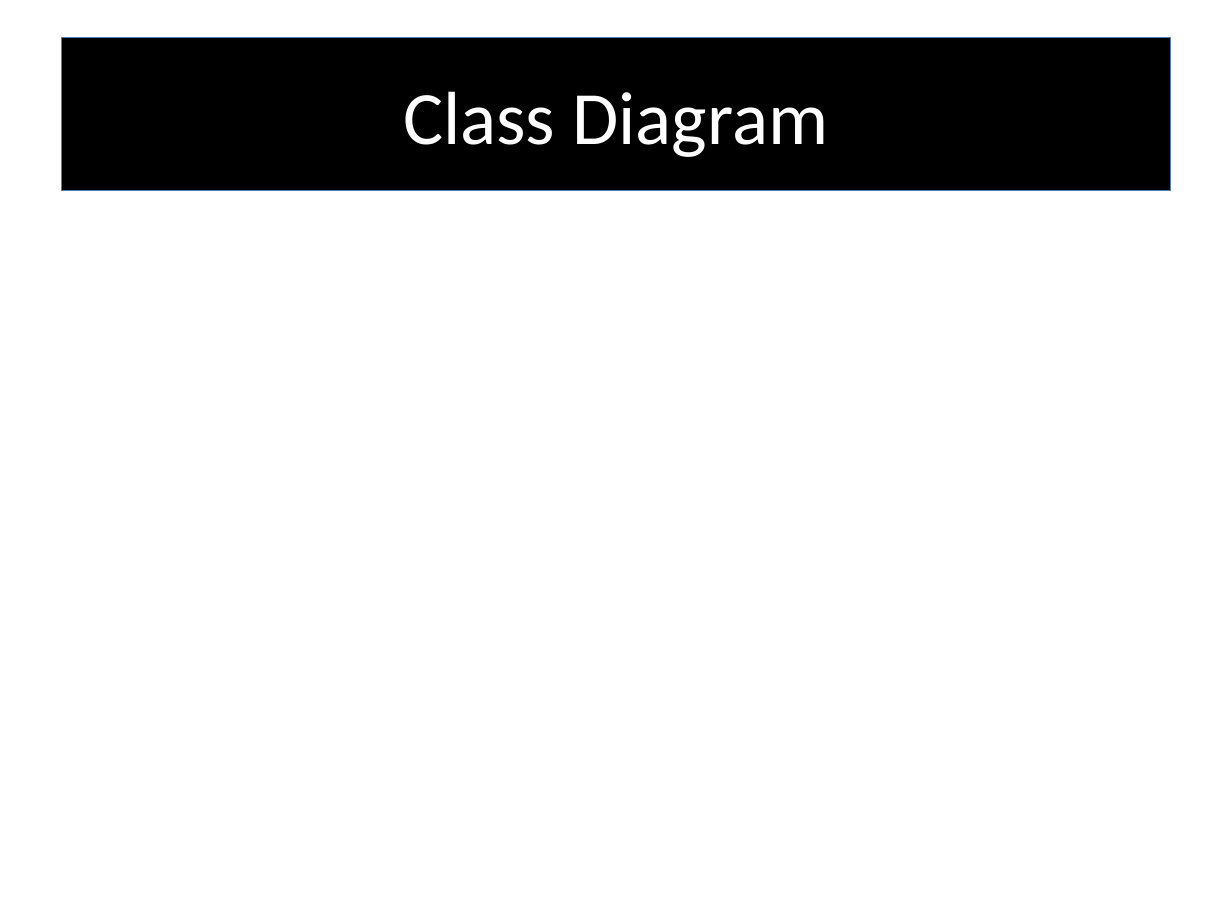
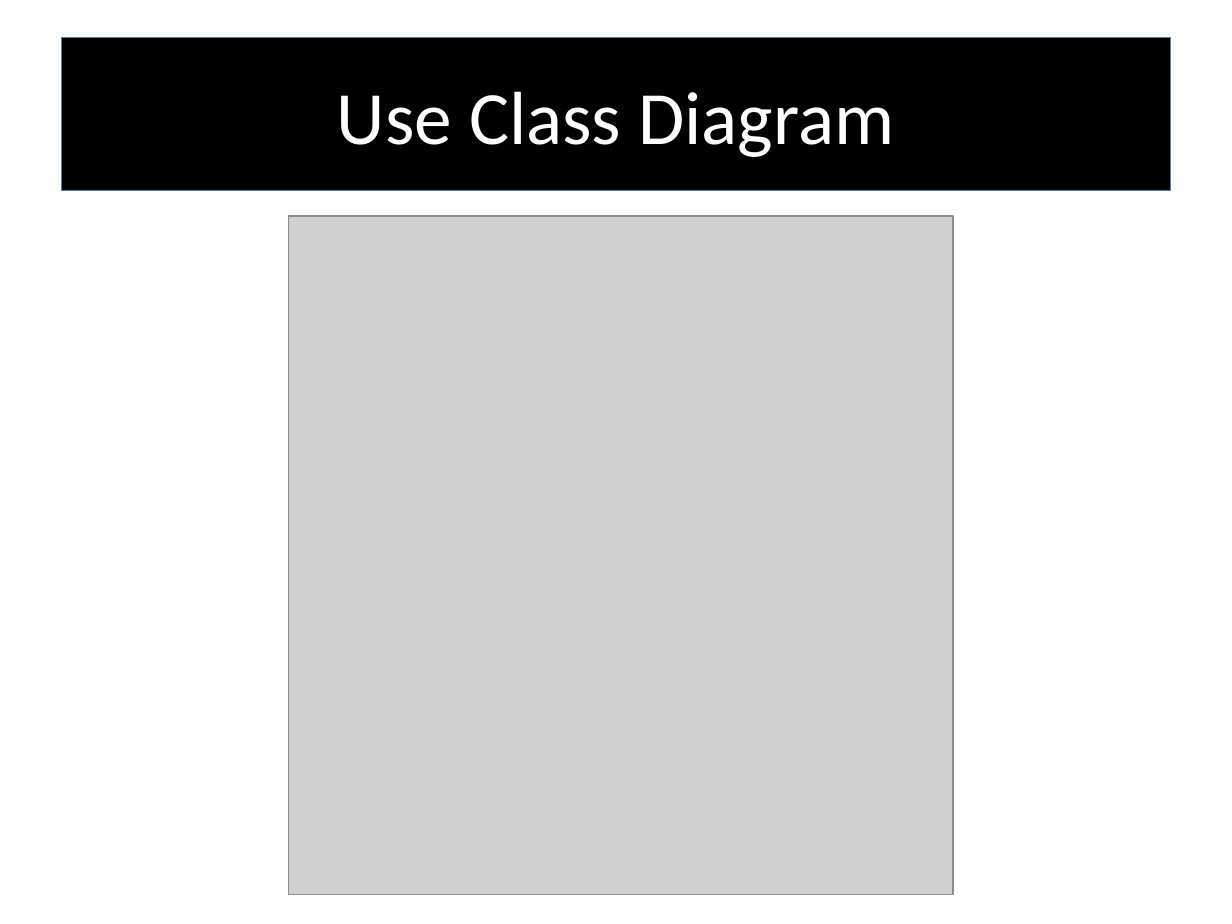
Before and after one commit to RedTeamCOSC470/Documentation, a slide deck: slide 13 of Stargazer.pptx (slide 14 before the commit). Drawn at 1232x924 pixels with LibreOffice and Linux fonts; fonts in the diff are those of the drawing; grey boxes stand for pictures; background and template pictures are left out. Boxes give left, top, right and bottom in pixels: in the first picture for what was removed or moved away, otherwise in the second. Text is boxed around its words. In the diff, an @@ line names an element or a change of style, - is before the commit and + after.

```diff
--- a/Stargazer.pptx
+++ b/Stargazer.pptx
@@ title at (337, 91, 894, 157): text changed @@
-Class Diagram
+Use Class Diagram
@@ picture added at (288, 216, 952, 894) @@
```
Also in this commit, not shown: 2 other slides changed, 1 slide added, 1 slide removed, 2 other files.
